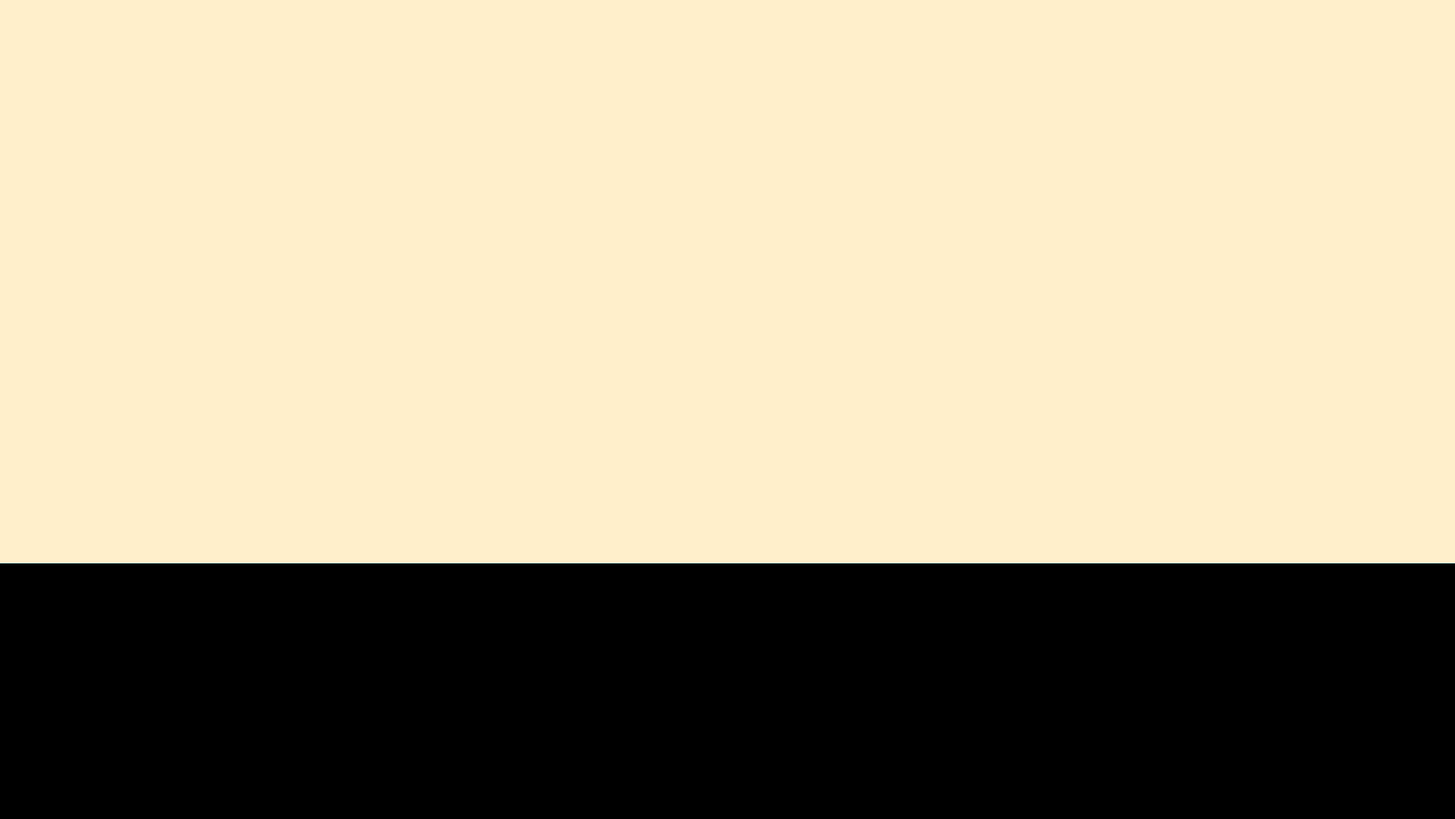
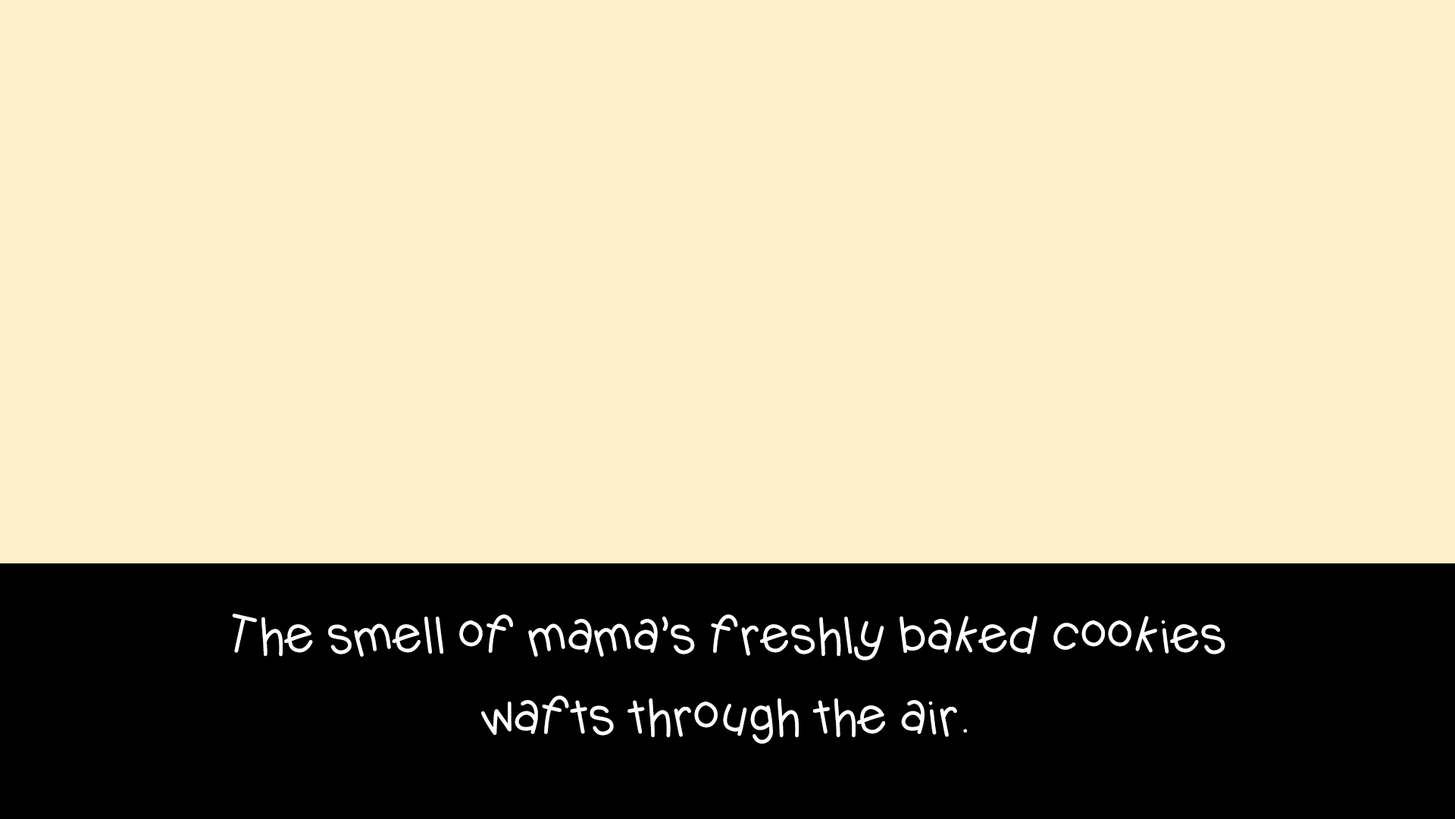
Layers edited between the first and the second 1455x819 image:
added layer "The smell of mama’s freshly baked cookies wafts through the ai" above "Background" over [231, 613, 1226, 744]
added layer "Background" over [231, 613, 1226, 744]
